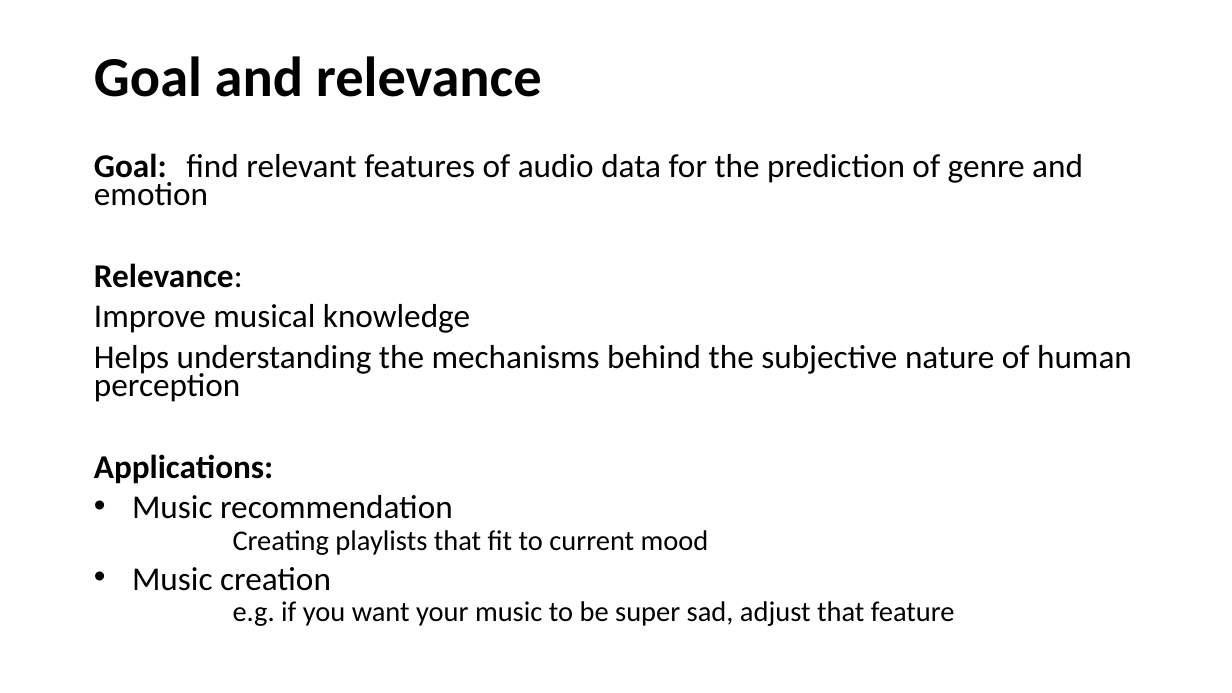
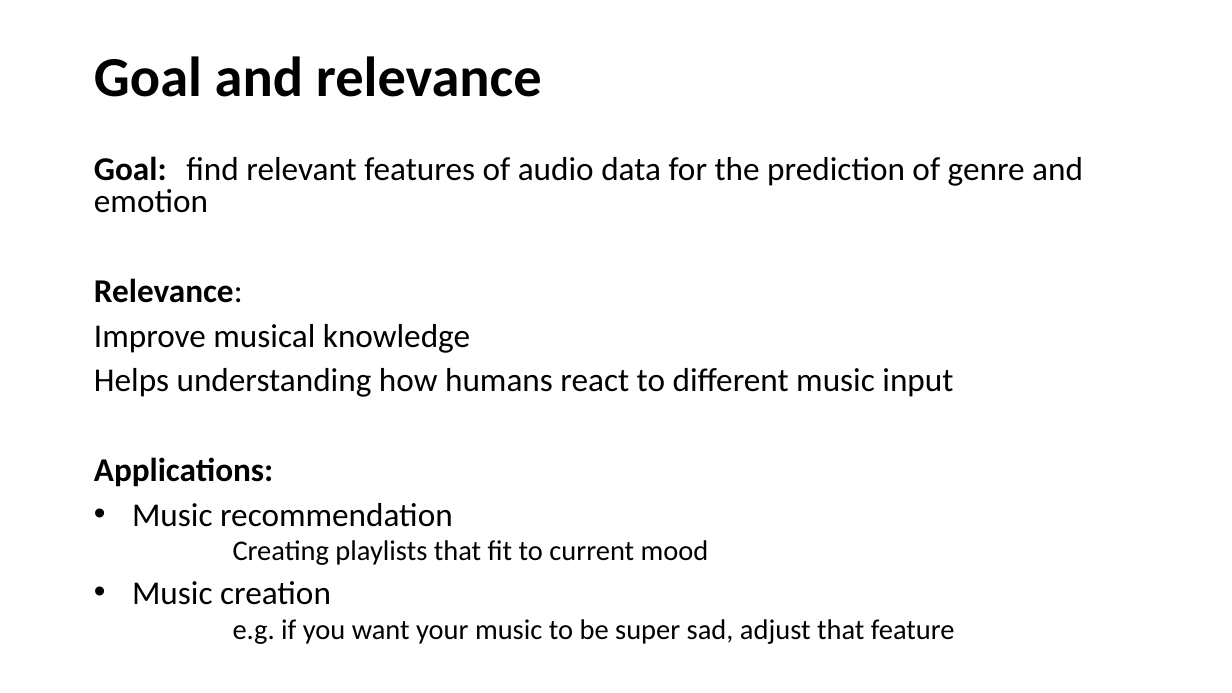
Before and after one commit to sergi-andreu/ProjectMusicInformatics, a slide deck: slide 2 of presentation/presentation.pptx. Drawn at 1232x693 pixels with LibreOffice and Linux fonts; fonts in the diff are those of the drawing. Boxes give left, top, right and bottom in pixels: in the first picture for what was removed or moved away, otherwise in the second. Text is boxed around its words. In the diff, an @@ line names an element or a change of style, - is before the commit and + after.

Commit message:
update presentation

```diff
--- a/presentation/presentation.pptx
+++ b/presentation/presentation.pptx
@@ text at [94,156,1083,644]: line spacing 0.7 to 0.8 @@
@@ text at [94,368,953,397]: text changed @@
-Helps understanding the mechanisms behind the subjective nature of human perception
+Helps understanding how humans react to different music input
```
